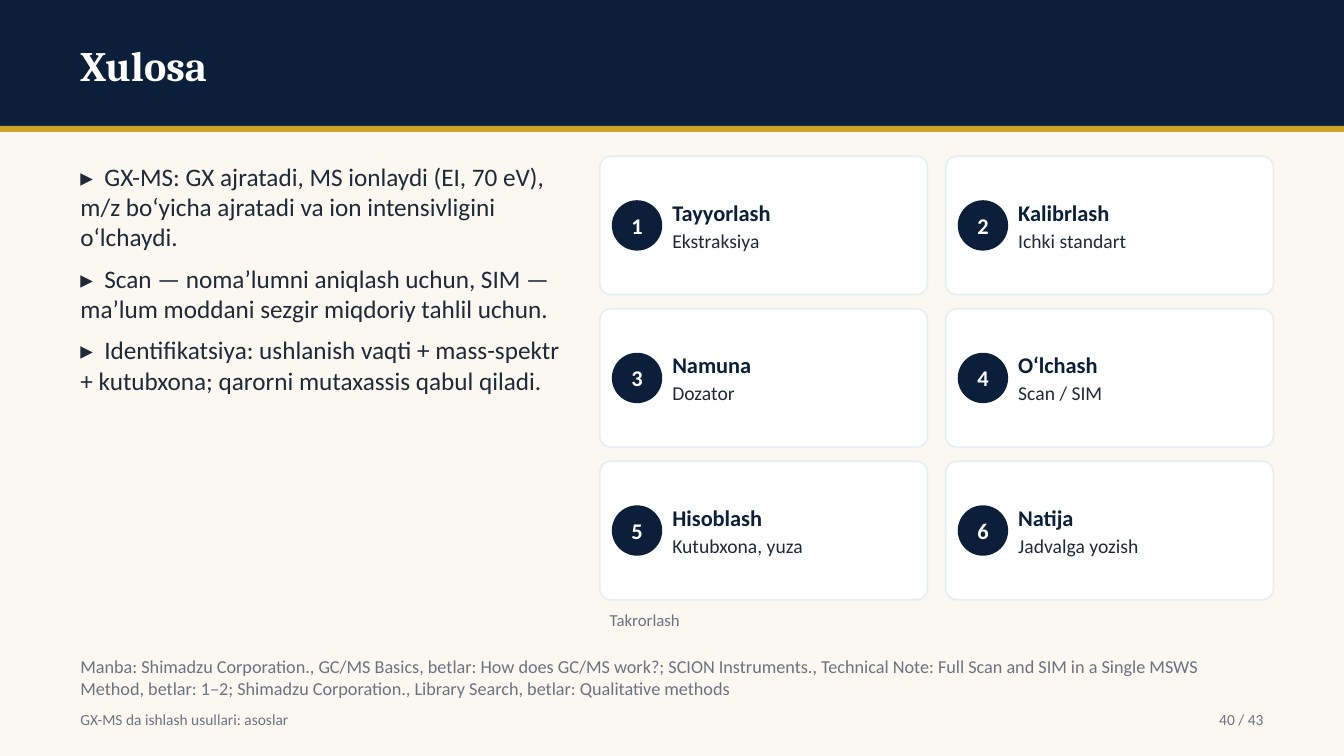
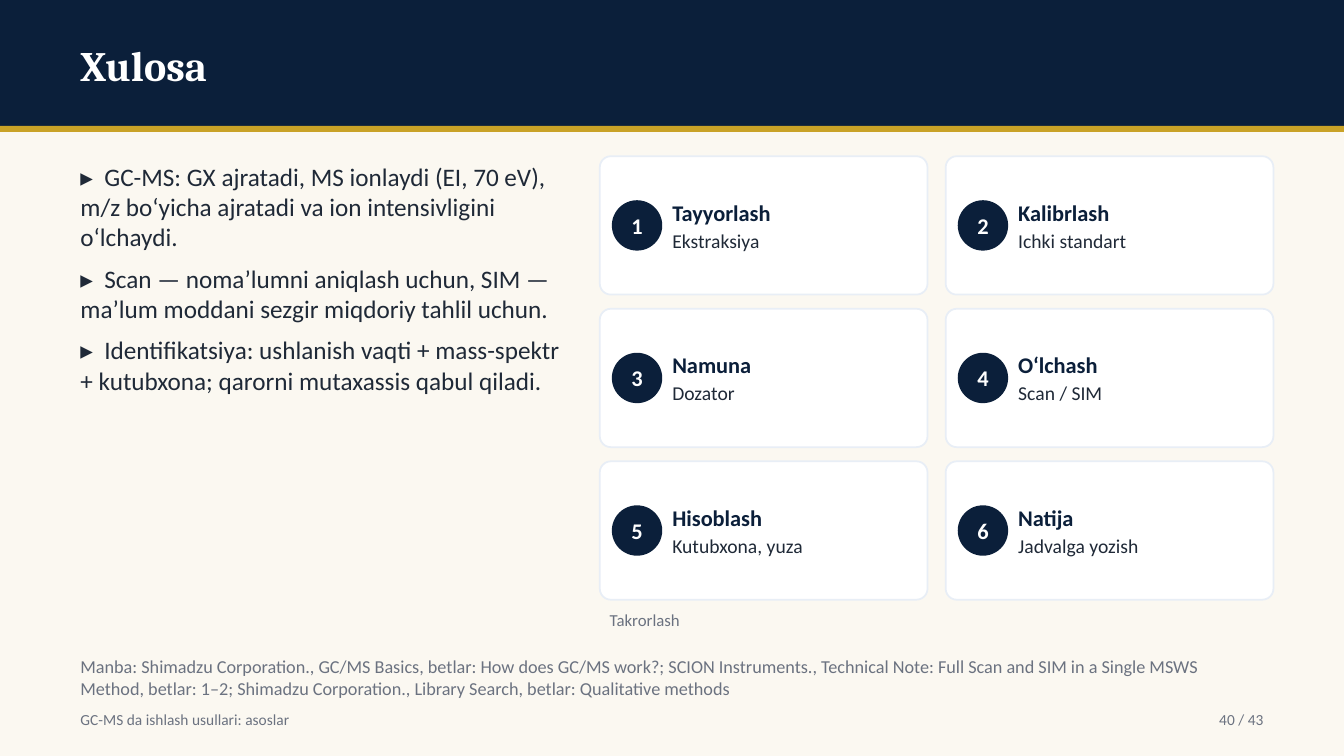
Before and after one commit to davlatsudekspert/forensic-expert, a slide deck: slide 40 of out/instr-03-gcms-asoslar.pptx. Drawn at 1344x756 pixels with LibreOffice and Linux fonts; fonts in the diff are those of the drawing. Boxes give left, top, right and bottom in pixels: in the first picture for what was removed or moved away, otherwise in the second. Text is boxed around its words. In the diff, an @@ line names an element or a change of style, - is before the commit and + after.

```diff
--- a/out/instr-03-gcms-asoslar.pptx
+++ b/out/instr-03-gcms-asoslar.pptx
@@ text at [80, 167, 545, 250]: text changed @@
-▸ GX-MS: GX ajratadi, MS ionlaydi (EI, 70 eV), m/z bo‘yicha ajratadi va ion intensivligini o‘lchaydi.
+▸ GC-MS: GX ajratadi, MS ionlaydi (EI, 70 eV), m/z bo‘yicha ajratadi va ion intensivligini o‘lchaydi.
@@ text at [80, 714, 289, 725]: text changed @@
-GX-MS da ishlash usullari: asoslar
+GC-MS da ishlash usullari: asoslar
```
Also in this commit, not shown: 42 other slides changed, 4 other files.
